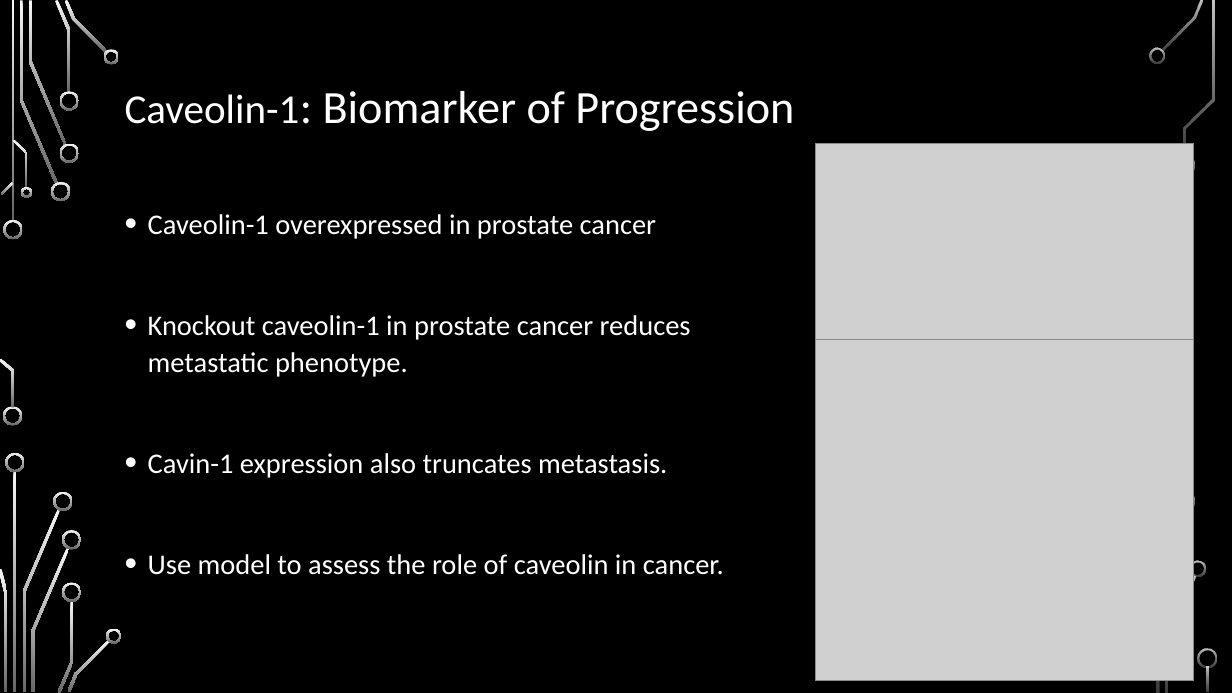
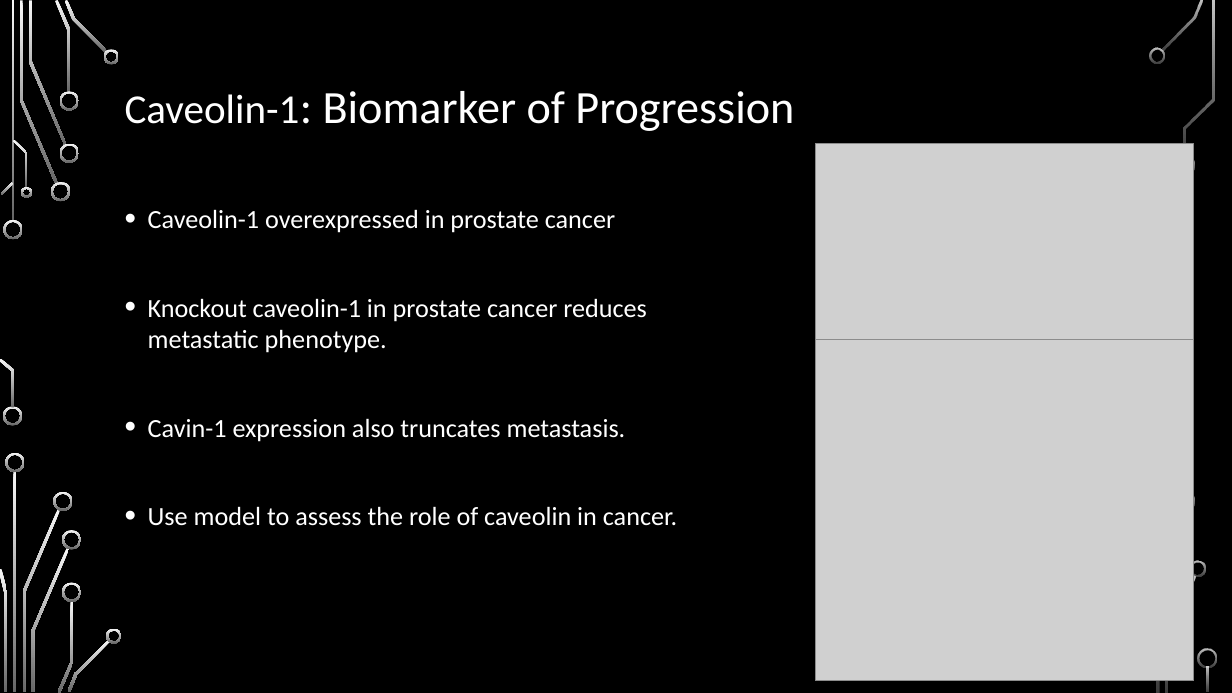
Before and after one commit to HarleyRobinson/Honours2, a slide deck: slide 3 of BackgroundInfo/MeetingSept.pptx. Drawn at 1232x693 pixels with LibreOffice and Linux fonts; fonts in the diff are those of the drawing; grey boxes stand for pictures; background and template pictures are left out. Boxes give left, top, right and bottom in pixels: in the first picture for what was removed or moved away, otherwise in the second. Text is boxed around its words. In the diff, an @@ line names an element or a change of style, - is before the commit and + after.

```diff
--- a/BackgroundInfo/MeetingSept.pptx
+++ b/BackgroundInfo/MeetingSept.pptx
@@ text "Caveolin-1 overexpressed in prostate cancer" at <box>148,209,677,526</box>: size 22.2 to 20.4 pt; line spacing 1.1 to 1 @@
```
Also in this commit, not shown: 4 other slides changed, 6 other files.
